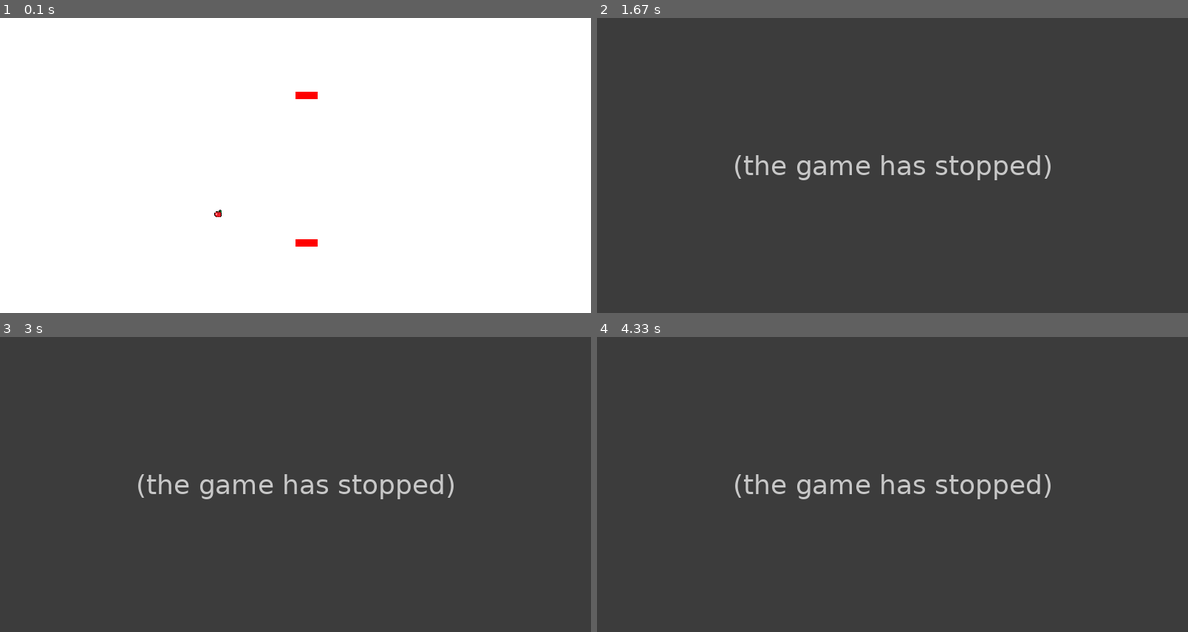
Above: before the commit, frames 1-4 (two rows, left to right).
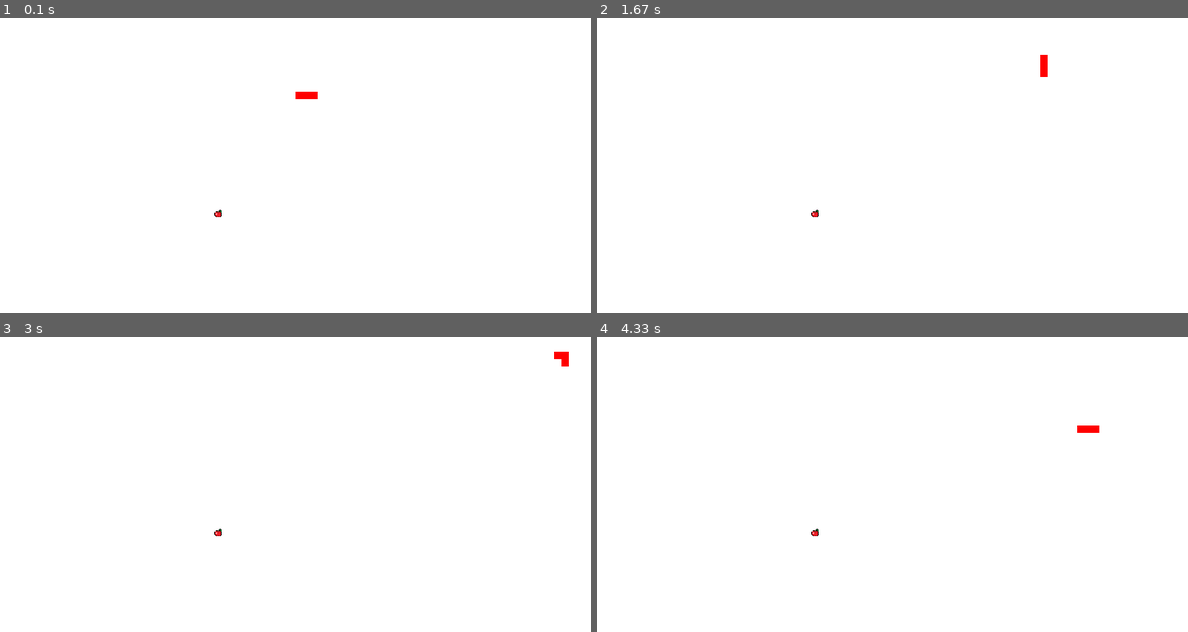
Above: after the commit, the same moments.

Repository: danyjf/tpj-2022
Game: pygame game, started from snake/main.py
Same seed, same stepped clock (60 frames per second), same inputs: the game is played once before the commit and once after it.
Inputs:
- Up to frame 1 (0.1 s): no input
- Up to frame 2 (1.67 s): hold W 0.33-0.8 s; hold Right 0.33-0.8 s; hold Up from 1.33 s (still down)
- Up to frame 3 (3 s): release Up at 1.8 s; hold Right 1.83-2.3 s; hold Left 2.33-2.87 s; hold S from 2.9 s (still down); hold Down from 2.9 s (still down)
- Up to frame 4 (4.33 s): release S at 3.2 s; release Down at 3.2 s; tap A at 3.23 s; hold Down 3.57-3.87 s; hold Left 3.9-4.3 s

The runs differ from the first frame. In frame 1, less than 0.1% of the frame differs, in the area x 50-54%, y 75-78%; in frame 2, 100%, in the area x 0-100%, y 0-100%; in frame 3, 100%; in frame 4, 100%.
Before the commit the program exited at 1.07 s; later frames show no game.

Commit message:
Refactor game to use snake list

Diff:
--- a/snake/game.py
+++ b/snake/game.py
@@ -10,31 +10,31 @@
     def __init__(self):
         self.display = pygame.display.set_mode((Environment.SCALE * Environment.WIDTH, Environment.SCALE * Environment.HEIGHT))
         self.clock = pygame.time.Clock()
-        self.snake = Snake(40, 10)
-        self.snake.add_observer(self)
-        self.snake2 = Snake(40, 30)
-        self.snake2.add_observer(self)
+        # self.snakes = [Snake(40, 10), Snake(40, 30)]
+        self.snakes = [Snake(40, 10)]
+        for snake in self.snakes:
+            snake.add_observer(self)
         self.food = Food()
         self.input_handler = InputHandler()
         self.running = True
 
     def get_input(self, event):
         if event.key == pygame.K_w:
-            self.input_handler.handle_input('w', self.snake)
+            self.input_handler.handle_input('w', self.snakes[0])
         elif event.key == pygame.K_s:
-            self.input_handler.handle_input('s', self.snake)
+            self.input_handler.handle_input('s', self.snakes[0])
         elif event.key == pygame.K_a:
-            self.input_handler.handle_input('a', self.snake)
+            self.input_handler.handle_input('a', self.snakes[0])
         elif event.key == pygame.K_d:
-            self.input_handler.handle_input('d', self.snake)
+            self.input_handler.handle_input('d', self.snakes[0])
         elif event.key == pygame.K_UP:
-            self.input_handler.handle_input('up', self.snake2)
+            self.input_handler.handle_input('up', self.snakes[-1])
         elif event.key == pygame.K_DOWN:
-            self.input_handler.handle_input('down', self.snake2)
+            self.input_handler.handle_input('down', self.snakes[-1])
         elif event.key == pygame.K_LEFT:
-            self.input_handler.handle_input('left', self.snake2)
+            self.input_handler.handle_input('left', self.snakes[-1])
         elif event.key == pygame.K_RIGHT:
-            self.input_handler.handle_input('right', self.snake2)
+            self.input_handler.handle_input('right', self.snakes[-1])
 
     def on_notify(self, entity, event):
         if event == Environment.EAT:
@@ -51,20 +51,17 @@
                 elif event.type == pygame.KEYDOWN:
                     self.get_input(event)
 
-            # move snake
-            self.snake.move()
-            self.snake2.move()
-
-            # snake collisions
-            self.snake.check_collisions(self.food)
-            self.snake2.check_collisions(self.food)
+            # move snake and check collisions
+            for snake in self.snakes:
+                snake.move()
+                snake.check_collisions(self.food)
 
             # render
             self.display.fill("white")
 
             self.food.draw(self.display)
-            self.snake.draw(self.display)
-            self.snake2.draw(self.display)
+            for snake in self.snakes:
+                snake.draw(self.display)
 
             pygame.display.flip()
             self.clock.tick(15)
